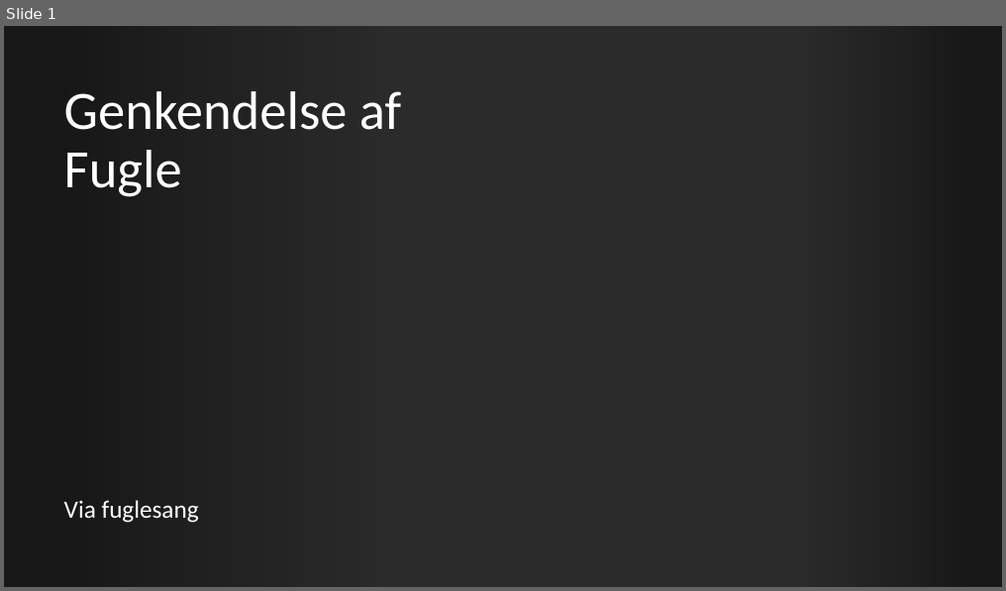
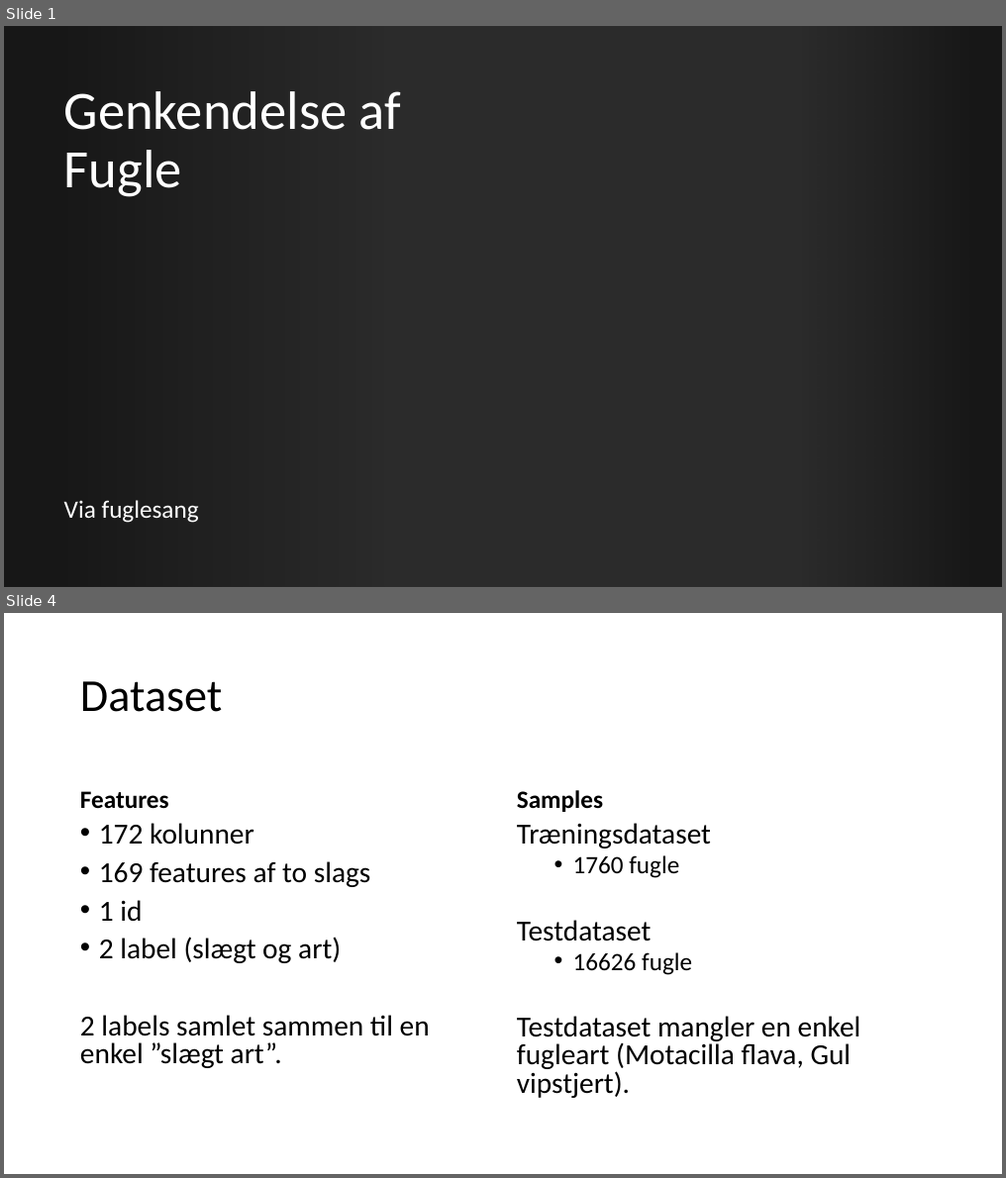
Before and after one commit to BenjaminElifLarsen/Machine_Learning_School, a slide deck: Case/Presentation/Presentation.pptx. Shown one above the other, each under a label of ours: slide 1 before the commit, slides 1 and 4 after it; the slides between them are not shown. The pictures are 1006x591 and 1006x1178 pixels, drawn with LibreOffice and Linux fonts; fonts in the diff are those of the drawing; background and template pictures are left out; a plain dark background stands for a picture behind light text. Boxes give left, top, right and bottom in pixels: in the first picture for what was removed or moved away, otherwise in the second. Text is boxed around its words. In the diff, an @@ line names an element or a change of style, - is before the commit and + after.

```diff
--- a/Case/Presentation/Presentation.pptx
+++ b/Case/Presentation/Presentation.pptx
@@ slide 4 added at (4, 613, 1002, 1174), background #FFFFFF @@
@@ title added at (80, 681, 222, 712), 44 pt, text #000000 @@
+Dataset
@@ text added at (517, 790, 603, 812), 24 pt, text #000000, bold @@
+Samples
@@ text added at (80, 791, 169, 809), 24 pt, text #000000, bold @@
+Features
@@ text added at (80, 823, 430, 1068), 28 pt, text #000000 @@
+• 172 kolunner
+• 169 features af to slags
+• 1 id
+• 2 label (slægt og art)
+2 labels samlet sammen til en enkel ”slægt art”.
@@ text added at (517, 823, 861, 1098), 28 pt, text #000000 @@
+Træningsdataset
+  • 1760 fugle
+Testdataset
+  • 16626 fugle
+Testdataset mangler en enkel fugleart (Motacilla flava, Gul vipstjert).
```
Also in this commit, not shown: 1 slide changed, 10 other slides added, 1 slide removed.
